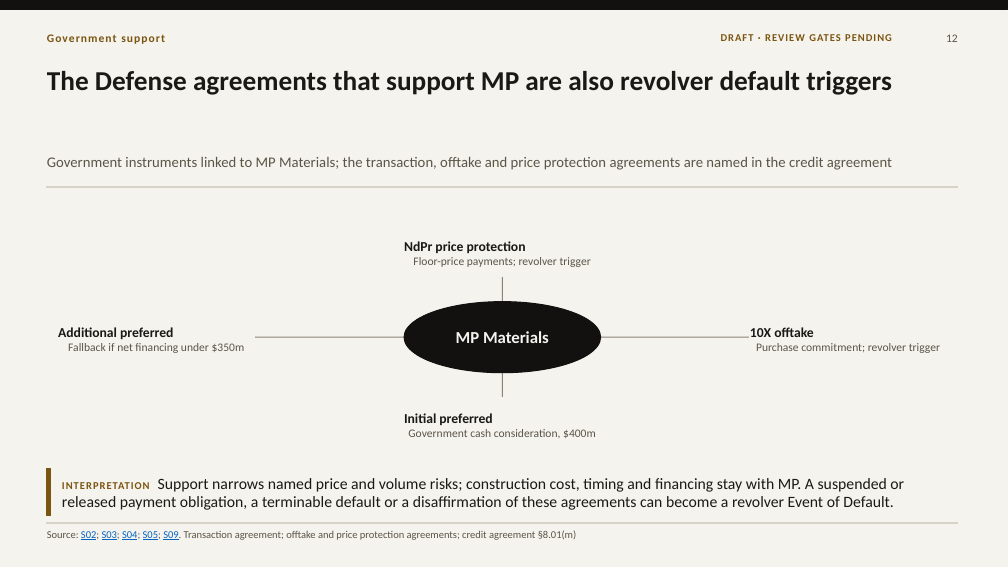
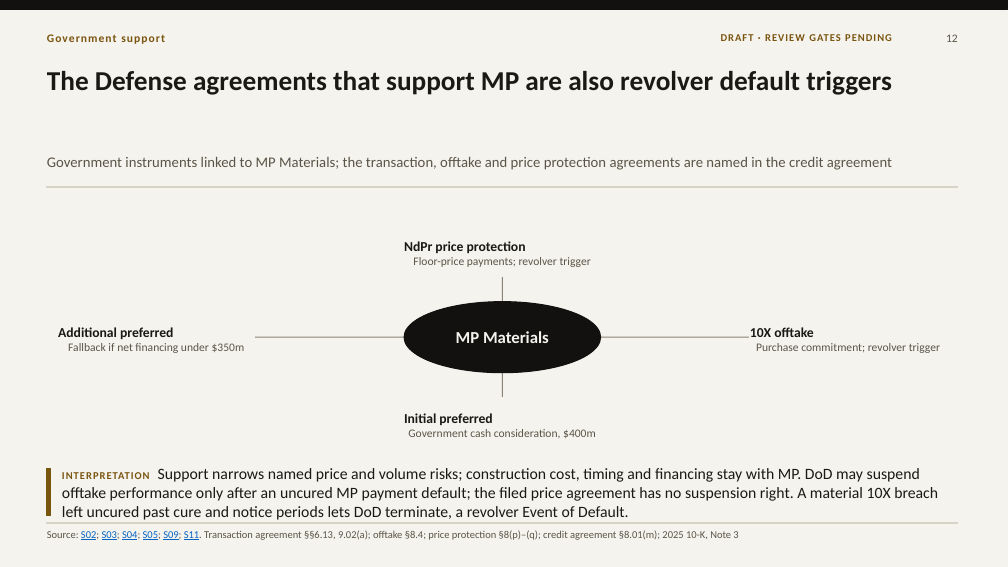
Before and after one commit to VSSpowerlifting/strategic-materials-policy-tracker, a slide deck: slide 12 of research/fi003/outputs/presentation-draft-v100/fi003-mp-materials-10x-financing-draft-1.0.pptx. Drawn at 1008x567 pixels with LibreOffice and Linux fonts; fonts in the diff are those of the drawing. Boxes give left, top, right and bottom in pixels: in the first picture for what was removed or moved away, otherwise in the second. Text is boxed around its words. In the diff, an @@ line names an element or a change of style, - is before the commit and + after.

```diff
--- a/research/fi003/outputs/presentation-draft-v100/fi003-mp-materials-10x-financing-draft-1.0.pptx
+++ b/research/fi003/outputs/presentation-draft-v100/fi003-mp-materials-10x-financing-draft-1.0.pptx
@@ text at <box>62,468,938,520</box>: text changed @@
-INTERPRETATION Support narrows named price and volume risks; construction cost, timing and financing stay with MP. A suspended or released payment obligation, a terminable default or a disaffirmation of these agreements can become a revolver Event of Default.
+INTERPRETATION Support narrows named price and volume risks; construction cost, timing and financing stay with MP. DoD may suspend offtake performance only after an uncured MP payment default; the filed price agreement has no suspension right. A material 10X breach left uncured past cure and notice periods lets DoD terminate, a revolver Event of Default.
@@ text at <box>47,530,738,540</box>: text changed @@
-Source: S02; S03; S04; S05; S09. Transaction agreement; offtake and price protection agreements; credit agreement §8.01(m)
+Source: S02; S03; S04; S05; S09; S11. Transaction agreement §§6.13, 9.02(a); offtake §8.4; price protection §8(p)–(q); credit agreement §8.01(m); 2025 10-K, Note 3
```
Also in this commit, not shown: 13 other slides changed, 16 other files.
